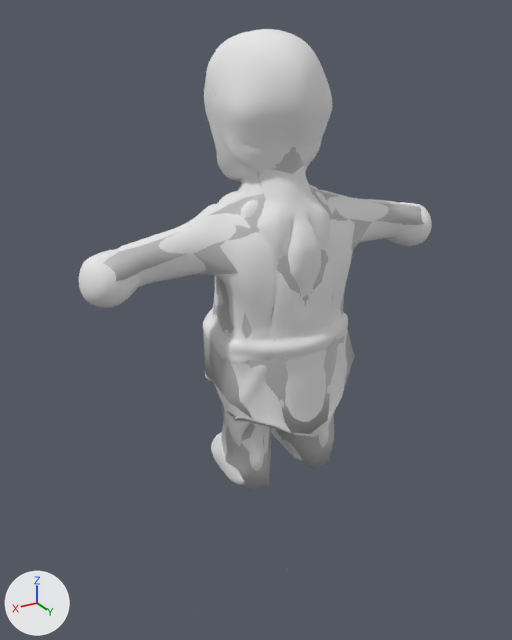
Before and after pictures for a commit that changed the Blender file GGJ/Assets/models/zingaro.blend.
The view is the same before and after, from a camera (50 mm lens) standing at (3.7, 5.86, 4.6) and looking at (-0.03, -0.35, 1.49). The lights are fixed; the arrows at lower left show +X, +Y and +Z.

Objects in the first picture: 'Plane', 'ZBrush_defualt_group'.
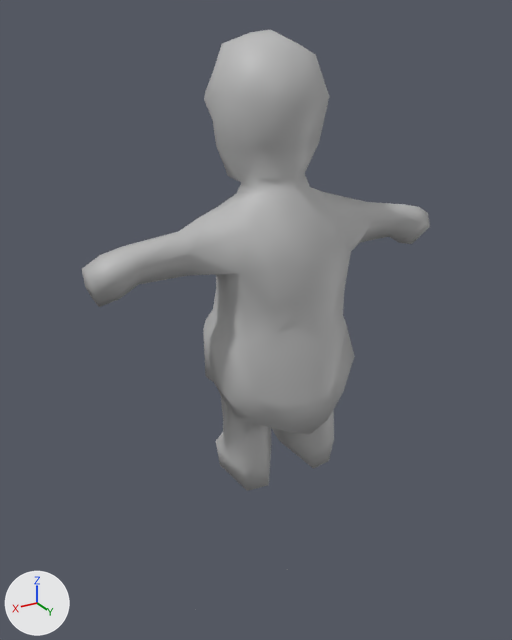
Boxes [x1, y1, x2, y2] around the edits, measured in the pictures (512 x 640 px):
'ZBrush_defualt_group', deleted: before [79, 29, 432, 485]
'Plane', unchanged, uncovered by the edit: before [103, 94, 424, 491]; after [82, 30, 430, 491]

Edits to the bpy script that builds the scene:
```text
Remove ob_zbrush_defualt_group:
    ob_zbrush_defualt_group = bpy.data.objects.new('ZBrush_defualt_group', me_zbrush_defualt_group)
    ob_zbrush_defualt_group.location = (0.0, 0.0, 1.97)
    ob_zbrush_defualt_group.rotation_euler = (1.571, 0.0, 3.142)  # degrees (90, 0, 180)
```
